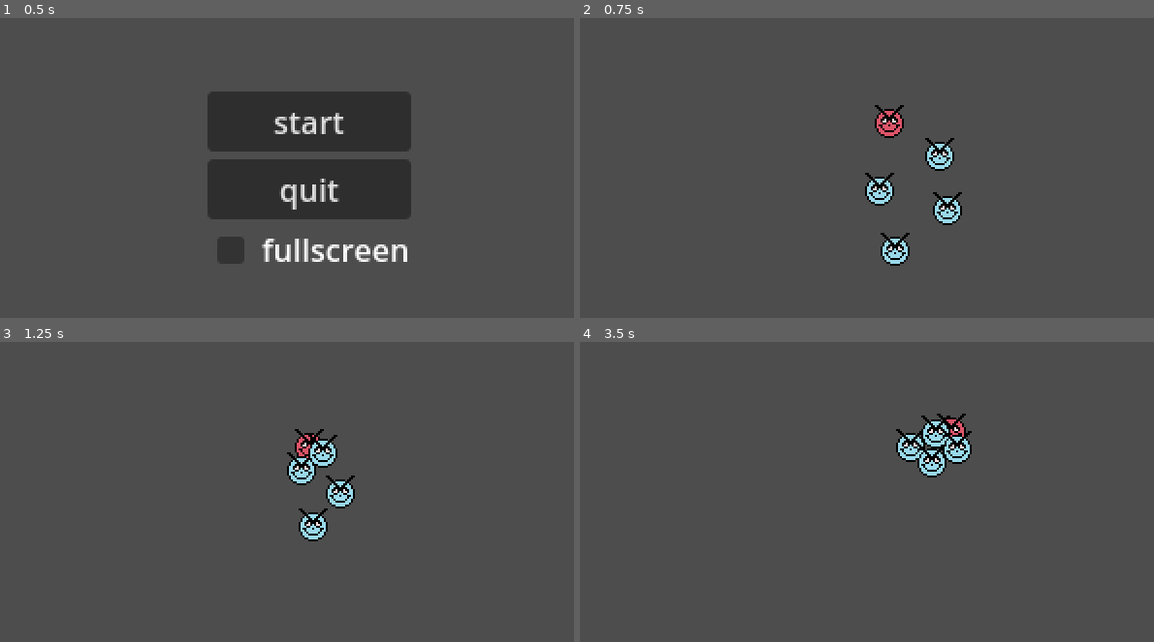
Above: before the commit, frames 1-4 (two rows, left to right).
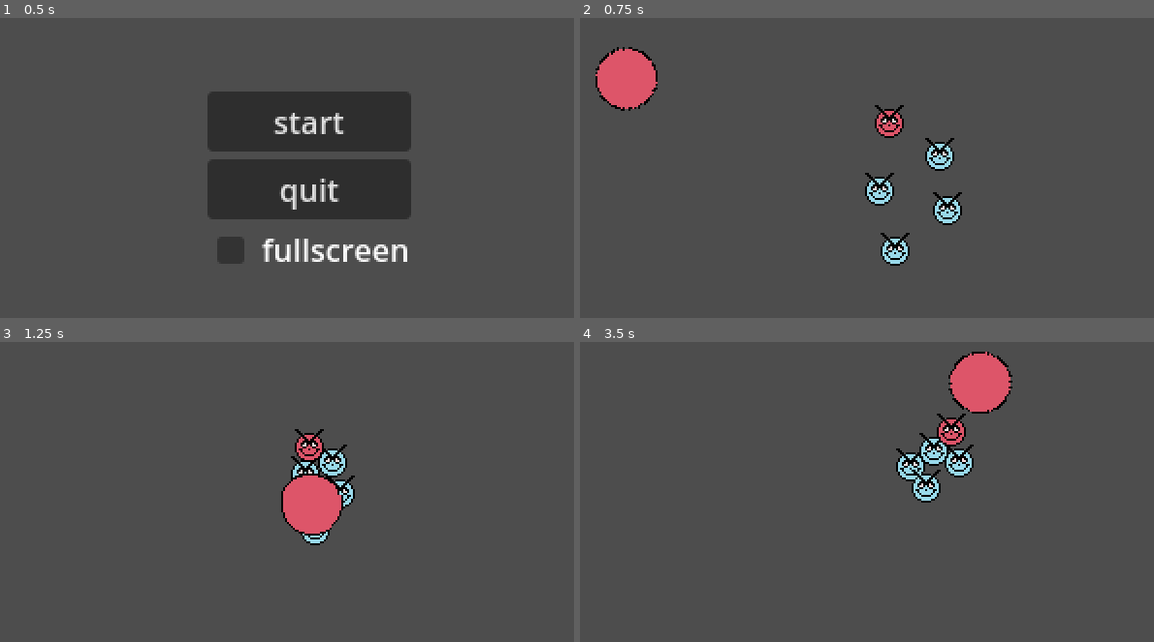
Above: after the commit, the same moments.

Repository: Jaspev/pendulum
Game: Godot game, scene res://scenes/title.tscn
The game is run twice, just before and just after one commit, with the same random seed, the same clock (stepped at 60 frames per second) and the same inputs.
Inputs (mouse positions are in pixels of both pictures, inside the frame that each line leads up to):
- Up to frame 1 (0.5 s): no input
- Up to frame 2 (0.75 s): click "start" at 0.5 s
- Up to frame 3 (1.25 s): no input
- Up to frame 4 (3.5 s): move the mouse to (1027, 489) at 1.27 s; click (1027, 489) at 1.42 s; move the mouse to (763, 525) at 2.02 s; click (763, 525) at 2.17 s; move the mouse to (953, 429) at 2.77 s; click (953, 429) at 2.92 s

Frame 1 is identical in both runs. In frame 2, 1.8% of the frame differs, in the area x 2-14%, y 9-31%; in frame 3, 2.6%; in frame 4, 3.8%, in the area x 55-76%, y 3-54%.

Commit message:
Literally did nothing this whole time ong

Diff:
--- /dev/null
+++ b/scenes/CharacterBody2D.gd
@@ -0,0 +1,21 @@
+extends CharacterBody2D
+@onready var viewport_size = get_viewport_rect().size
+
+func _ready():
+	pass
+
+func _process(delta):
+	var cursor_pos_x = snapped(get_viewport().get_mouse_position().x, 1) - 0.5 # snapped to round to whole number,
+	var cursor_pos_y = snapped(get_viewport().get_mouse_position().y, 1) - 0.5 # and -0.5 to fix visual bug.
+	var cursor_pos_snapped = Vector2(cursor_pos_x, cursor_pos_y)
+	position = cursor_pos_snapped
+
+	# player position cannot be more than viewport bounds
+	if position.x >= viewport_size.x:
+		position.x = viewport_size.x
+	if position.x <= 0:
+		position.x = 0
+	if position.y >= viewport_size.y:
+		position.y = viewport_size.y
+	if position.y <= 0:
+		position.y = 0
--- a/scenes/main.tscn
+++ b/scenes/main.tscn
@@ -1,28 +1,20 @@
-[gd_scene load_steps=8 format=3 uid="uid://bqsujp6ltw8lw"]
+[gd_scene load_steps=11 format=3 uid="uid://bqsujp6ltw8lw"]
 
 [ext_resource type="Script" path="res://scripts/player.gd" id="2_r6hf7"]
 [ext_resource type="Texture2D" uid="uid://3pta6ol70klt" path="res://art/guy.png" id="3_fkjpx"]
 [ext_resource type="Texture2D" uid="uid://b4ovwxfoej888" path="res://art/guy2.png" id="4_mfrle"]
+[ext_resource type="Texture2D" uid="uid://x1d3ip4r3cfj" path="res://art/ballbig.png" id="5_hx6od"]
 [ext_resource type="Script" path="res://scripts/enemy01.gd" id="5_ivptq"]
-
-[sub_resource type="SpriteFrames" id="SpriteFrames_mxh15"]
-animations = [{
-"frames": [{
-"duration": 1.0,
-"texture": ExtResource("3_fkjpx")
-}, {
-"duration": 1.0,
-"texture": ExtResource("4_mfrle")
-}],
-"loop": true,
-"name": &"default",
-"speed": 5.0
-}]
+[ext_resource type="Script" path="res://scenes/player2.gd" id="5_xflm8"]
+[ext_resource type="Script" path="res://scenes/CharacterBody2D.gd" id="6_txgjc"]
 
 [sub_resource type="CircleShape2D" id="CircleShape2D_3akt5"]
 radius = 7.0
 
 [sub_resource type="CircleShape2D" id="CircleShape2D_newrt"]
+radius = 7.0
+
+[sub_resource type="CircleShape2D" id="CircleShape2D_eqp2q"]
 radius = 7.0
 
 [node name="main" type="Node2D"]
@@ -31,10 +23,7 @@
 script = ExtResource("2_r6hf7")
 metadata/_edit_group_ = true
 
-[node name="AnimatedSprite2D" type="AnimatedSprite2D" parent="Player"]
-sprite_frames = SubResource("SpriteFrames_mxh15")
-frame_progress = 0.220773
-speed_scale = 0.01
+[node name="Sprite2D" type="Sprite2D" parent="Player"]
 
 [node name="CollisionShape2D" type="CollisionShape2D" parent="Player"]
 position = Vector2(0, 1)
@@ -87,3 +76,36 @@
 [node name="CollisionShape2D" type="CollisionShape2D" parent="Enemy4"]
 position = Vector2(0, 1)
 shape = SubResource("CircleShape2D_newrt")
+
+[node name="player2" type="RigidBody2D" parent="."]
+mass = 2.5
+gravity_scale = 0.05
+inertia = 3.58
+linear_damp = 2.672
+angular_velocity = 0.0872665
+constant_force = Vector2(1, 1)
+script = ExtResource("5_xflm8")
+
+[node name="Sprite2D" type="Sprite2D" parent="player2"]
+texture = ExtResource("5_hx6od")
+
+[node name="CollisionShape2D" type="CollisionShape2D" parent="player2"]
+position = Vector2(0, 1)
+shape = SubResource("CircleShape2D_eqp2q")
+
+[node name="CharacterBody2D" type="CharacterBody2D" parent="."]
+script = ExtResource("6_txgjc")
+
+[node name="Sprite2D" type="Sprite2D" parent="CharacterBody2D"]
+texture = ExtResource("3_fkjpx")
+
+[node name="CollisionShape2D" type="CollisionShape2D" parent="CharacterBody2D"]
+position = Vector2(0, 1)
+shape = SubResource("CircleShape2D_eqp2q")
+
+[node name="DampedSpringJoint2D" type="DampedSpringJoint2D" parent="CharacterBody2D"]
+node_a = NodePath("..")
+node_b = NodePath("../../player2")
+bias = 0.357
+length = 5.0
+stiffness = 64.0
--- /dev/null
+++ b/scenes/player2.gd
@@ -0,0 +1,29 @@
+extends RigidBody2D
+@onready var viewport_size = get_viewport_rect().size
+
+var hit_force : float = 7.0
+
+# Called when the node enters the scene tree for the first time.
+func _ready():
+	pass # Replace with function body.
+
+
+# Called every frame. 'delta' is the elapsed time since the previous frame.
+func _process(delta):
+	pass
+	if Input.is_mouse_button_pressed(MOUSE_BUTTON_LEFT):
+		var dir = global_position.direction_to(get_global_mouse_position())
+		apply_impulse(dir * hit_force)
+
+	if position.x >= viewport_size.x:
+		position.x = viewport_size.x
+	if position.x <= 0:
+		position.x = 1
+	if position.x >= 320:
+		position.x = 319
+	if position.y >= viewport_size.y:
+		position.y = viewport_size.y
+	if position.y <= 0:
+		position.y = 1
+	if position.y >= 180:
+		position.y = 179
--- /dev/null
+++ b/scripts/pendulum.gd
@@ -0,0 +1 @@
+Bro Literally Dont look at this yet
Binary file changed: art/guy.png
Binary file added: art/guy3.png
Not shown, added: art/guy3.png.import
